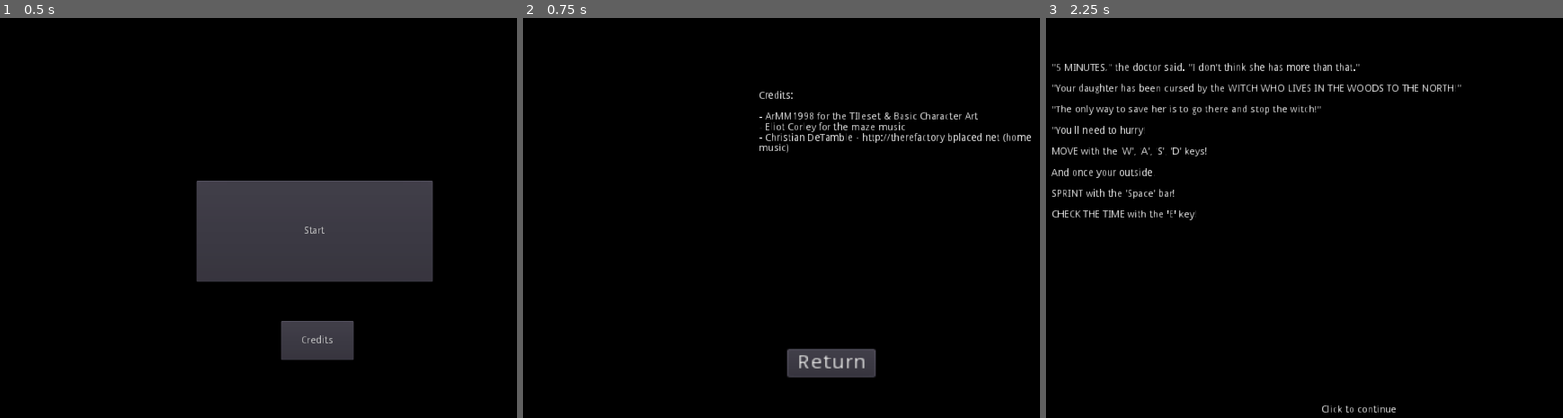
Above: before the commit, frames 1-3 (left to right).
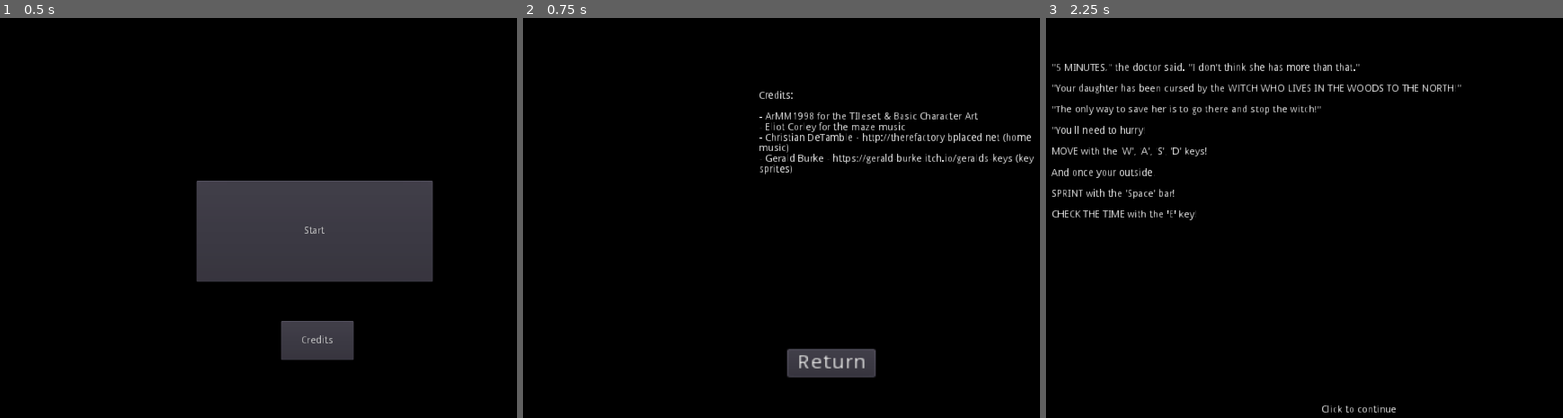
Above: after the commit, the same moments.

Repository: HaywardMorihara/2021AprGameJam
Game: Godot game, scene res://menu/MainMenu.tscn
The game is run twice, just before and just after one commit, with the same random seed, the same clock (stepped at 60 frames per second) and the same inputs.
Inputs:
- Up to frame 1 (0.5 s): no input
- Up to frame 2 (0.75 s): click "Credits" at 0.5 s
- Up to frame 3 (2.25 s): click "Return" at 1.25 s; click "Start" at 2 s

Frame 1 is identical in both runs. In frame 2, 0.5% of the frame differs, in the area x 45-99%, y 33-40%; in frame 3, nothing differs.

Commit message:
Tutorial Methods there (need to put them into the game now)

Diff:
--- a/menu/CreditsMenu.tscn
+++ b/menu/CreditsMenu.tscn
@@ -18,7 +18,8 @@
 
 - ArMM1998 for the TIleset & Basic Character Art
 - Eliot Corley for the maze music
-- Christian DeTamble - http://therefactory.bplaced.net (home music)"
+- Christian DeTamble - http://therefactory.bplaced.net (home music)
+- Gerald Burke - https://gerald-burke.itch.io/geralds-keys (key sprites)"
 __meta__ = {
 "_edit_use_anchors_": false
 }
--- a/player/Player.gd
+++ b/player/Player.gd
@@ -20,6 +20,7 @@
 	$PlayerAnimation.playing = true
 	$Light2D.visible = is_outside
 	$PlayerCanvasLayer/SprintBar.visible = is_outside
+
 
 
 func _get_input():
--- a/player/Player.tscn
+++ b/player/Player.tscn
@@ -8,6 +8,7 @@
 [ext_resource path="res://assets/sprites/SprintBar.png" type="Texture" id=6]
 [ext_resource path="res://assets/sprites/gfx/gfx_dialogue_box.png" type="Texture" id=7]
 [ext_resource path="res://player/DialoguePopup.gd" type="Script" id=8]
+[ext_resource path="res://player/Tutorials.gd" type="Script" id=9]
 
 [sub_resource type="CircleShape2D" id=1]
 
@@ -45,47 +46,47 @@
 [sub_resource type="AtlasTexture" id=4]
 flags = 4
 atlas = ExtResource( 5 )
+region = Rect2( 0, 0, 16, 32 )
+
+[sub_resource type="AtlasTexture" id=5]
+flags = 4
+atlas = ExtResource( 5 )
+region = Rect2( 0, 64, 16, 32 )
+
+[sub_resource type="AtlasTexture" id=6]
+flags = 4
+atlas = ExtResource( 5 )
+region = Rect2( 16, 64, 16, 32 )
+
+[sub_resource type="AtlasTexture" id=7]
+flags = 4
+atlas = ExtResource( 5 )
+region = Rect2( 32, 64, 16, 32 )
+
+[sub_resource type="AtlasTexture" id=8]
+flags = 4
+atlas = ExtResource( 5 )
+region = Rect2( 48, 64, 16, 32 )
+
+[sub_resource type="AtlasTexture" id=9]
+flags = 4
+atlas = ExtResource( 5 )
 region = Rect2( 0, 32, 16, 32 )
 
-[sub_resource type="AtlasTexture" id=5]
+[sub_resource type="AtlasTexture" id=10]
 flags = 4
 atlas = ExtResource( 5 )
 region = Rect2( 16, 32, 16, 32 )
 
-[sub_resource type="AtlasTexture" id=6]
+[sub_resource type="AtlasTexture" id=11]
 flags = 4
 atlas = ExtResource( 5 )
 region = Rect2( 32, 32, 16, 32 )
 
-[sub_resource type="AtlasTexture" id=7]
+[sub_resource type="AtlasTexture" id=12]
 flags = 4
 atlas = ExtResource( 5 )
 region = Rect2( 48, 32, 16, 32 )
-
-[sub_resource type="AtlasTexture" id=8]
-flags = 4
-atlas = ExtResource( 5 )
-region = Rect2( 0, 0, 16, 32 )
-
-[sub_resource type="AtlasTexture" id=9]
-flags = 4
-atlas = ExtResource( 5 )
-region = Rect2( 0, 64, 16, 32 )
-
-[sub_resource type="AtlasTexture" id=10]
-flags = 4
-atlas = ExtResource( 5 )
-region = Rect2( 16, 64, 16, 32 )
-
-[sub_resource type="AtlasTexture" id=11]
-flags = 4
-atlas = ExtResource( 5 )
-region = Rect2( 32, 64, 16, 32 )
-
-[sub_resource type="AtlasTexture" id=12]
-flags = 4
-atlas = ExtResource( 5 )
-region = Rect2( 48, 64, 16, 32 )
 
 [sub_resource type="AtlasTexture" id=13]
 flags = 4
@@ -129,19 +130,19 @@
 
 [sub_resource type="SpriteFrames" id=21]
 animations = [ {
-"frames": [ SubResource( 4 ), SubResource( 5 ), SubResource( 6 ), SubResource( 7 ) ],
+"frames": [ SubResource( 4 ) ],
+"loop": true,
+"name": "still_down",
+"speed": 5.0
+}, {
+"frames": [ SubResource( 5 ), SubResource( 6 ), SubResource( 7 ), SubResource( 8 ) ],
+"loop": true,
+"name": "moving_up",
+"speed": 5.0
+}, {
+"frames": [ SubResource( 9 ), SubResource( 10 ), SubResource( 11 ), SubResource( 12 ) ],
 "loop": true,
 "name": "moving_right",
-"speed": 5.0
-}, {
-"frames": [ SubResource( 8 ) ],
-"loop": true,
-"name": "still_down",
-"speed": 5.0
-}, {
-"frames": [ SubResource( 9 ), SubResource( 10 ), SubResource( 11 ), SubResource( 12 ) ],
-"loop": true,
-"name": "moving_up",
 "speed": 5.0
 }, {
 "frames": [ SubResource( 13 ), SubResource( 14 ), SubResource( 15 ), SubResource( 16 ) ],
@@ -257,6 +258,15 @@
 [node name="AnimationPlayer" type="AnimationPlayer" parent="PlayerCanvasLayer/DialoguePopup"]
 anims/ShowDialogue = SubResource( 3 )
 
+[node name="Tutorials" type="Control" parent="PlayerCanvasLayer"]
+margin_top = -32.0
+margin_right = 8.0
+margin_bottom = -24.0
+script = ExtResource( 9 )
+__meta__ = {
+"_edit_use_anchors_": false
+}
+
 [node name="StillnessTimer" type="Timer" parent="."]
 wait_time = 10.0
 one_shot = true
--- /dev/null
+++ b/player/Tutorials.gd
@@ -0,0 +1,23 @@
+extends Control
+
+const SPRINT = preload("res://tutorial/SprintTutorial.tscn")
+const TALK = preload("res://tutorial/TalkTutorial.tscn")
+const WATCH = preload("res://tutorial/WatchTutorial.tscn")
+const MOVE = preload("res://tutorial/MoveTutorial.tscn")
+
+func teach(action : String):
+	match action:
+		"sprint":
+			add_child(SPRINT.instance())
+		"talk":
+			add_child(TALK.instance())
+		"move":
+			add_child(MOVE.instance())
+		"watch":
+			add_child(WATCH.instance())
+
+
+func stop():
+	for n in get_children():
+		remove_child(n)
+		n.queue_free()
--- /dev/null
+++ b/tutorial/KeyTutorial.tres
@@ -0,0 +1,117 @@
+[gd_resource type="SpriteFrames" load_steps=22 format=2]
+
+[ext_resource path="res://assets/sprites/GeraldsKeys/W-Key.png" type="Texture" id=1]
+[ext_resource path="res://assets/sprites/GeraldsKeys/S-Key.png" type="Texture" id=2]
+[ext_resource path="res://assets/sprites/GeraldsKeys/D-Key.png" type="Texture" id=3]
+[ext_resource path="res://assets/sprites/GeraldsKeys/Space-Key.png" type="Texture" id=4]
+[ext_resource path="res://assets/sprites/GeraldsKeys/A-Key.png" type="Texture" id=5]
+[ext_resource path="res://assets/sprites/GeraldsKeys/GeraldsKeys-Enter.png" type="Texture" id=6]
+[ext_resource path="res://assets/sprites/GeraldsKeys/E-Key.png" type="Texture" id=7]
+
+[sub_resource type="AtlasTexture" id=2]
+flags = 4
+atlas = ExtResource( 7 )
+region = Rect2( 0, 0, 32, 32 )
+
+[sub_resource type="AtlasTexture" id=3]
+flags = 4
+atlas = ExtResource( 7 )
+region = Rect2( 32, 0, 32, 32 )
+
+[sub_resource type="AtlasTexture" id=6]
+flags = 4
+atlas = ExtResource( 6 )
+region = Rect2( 0, 0, 48, 32 )
+
+[sub_resource type="AtlasTexture" id=7]
+flags = 4
+atlas = ExtResource( 6 )
+region = Rect2( 48, 0, 48, 32 )
+
+[sub_resource type="AtlasTexture" id=8]
+flags = 4
+atlas = ExtResource( 5 )
+region = Rect2( 0, 0, 32, 32 )
+
+[sub_resource type="AtlasTexture" id=9]
+flags = 4
+atlas = ExtResource( 5 )
+region = Rect2( 32, 0, 32, 32 )
+
+[sub_resource type="AtlasTexture" id=10]
+flags = 4
+atlas = ExtResource( 2 )
+region = Rect2( 0, 0, 32, 32 )
+
+[sub_resource type="AtlasTexture" id=11]
+flags = 4
+atlas = ExtResource( 2 )
+region = Rect2( 32, 0, 32, 32 )
+
+[sub_resource type="AtlasTexture" id=12]
+flags = 4
+atlas = ExtResource( 3 )
+region = Rect2( 0, 0, 32, 32 )
+
+[sub_resource type="AtlasTexture" id=13]
+flags = 4
+atlas = ExtResource( 3 )
+region = Rect2( 32, 0, 32, 32 )
+
+[sub_resource type="AtlasTexture" id=4]
+flags = 4
+atlas = ExtResource( 4 )
+region = Rect2( 0, 0, 64, 32 )
+
+[sub_resource type="AtlasTexture" id=5]
+flags = 4
+atlas = ExtResource( 4 )
+region = Rect2( 64, 0, 64, 32 )
+
+[sub_resource type="AtlasTexture" id=14]
+flags = 4
+atlas = ExtResource( 1 )
+region = Rect2( 0, 0, 32, 32 )
+
+[sub_resource type="AtlasTexture" id=15]
+flags = 4
+atlas = ExtResource( 1 )
+region = Rect2( 32, 0, 32, 32 )
+
+[resource]
+animations = [ {
+"frames": [ SubResource( 2 ), SubResource( 3 ) ],
+"loop": true,
+"name": "E",
+"speed": 5.0
+}, {
+"frames": [ SubResource( 6 ), SubResource( 7 ) ],
+"loop": true,
+"name": "Enter",
+"speed": 5.0
+}, {
+"frames": [ SubResource( 8 ), SubResource( 9 ) ],
+"loop": true,
+"name": "A",
+"speed": 5.0
+}, {
+"frames": [ SubResource( 10 ), SubResource( 11 ) ],
+"loop": true,
+"name": "S",
+"speed": 5.0
+}, {
+"frames": [ SubResource( 12 ), SubResource( 13 ) ],
+"loop": true,
+"name": "D",
+"speed": 5.0
+}, {
+"frames": [ SubResource( 4 ), SubResource( 5 ) ],
+"loop": true,
+"name": "Space",
+"speed": 5.0
+}, {
+"frames": [ SubResource( 14 ), SubResource( 15 ) ],
+"loop": true,
+"name": "W",
+"speed": 5.0
+} ]
--- /dev/null
+++ b/tutorial/KeyTutorial.tscn
@@ -0,0 +1,30 @@
+[gd_scene load_steps=2 format=2]
+
+[ext_resource path="res://tutorial/KeyTutorial.tres" type="SpriteFrames" id=1]
+
+[node name="KeyTutorial" type="Control"]
+margin_left = 448.0
+margin_top = 128.0
+margin_right = 584.0
+margin_bottom = 256.0
+__meta__ = {
+"_edit_use_anchors_": false
+}
+
+[node name="Key" type="AnimatedSprite" parent="."]
+position = Vector2( 64, 64 )
+frames = ExtResource( 1 )
+animation = "E"
+playing = true
+
+[node name="Action" type="RichTextLabel" parent="."]
+anchor_left = 0.5
+anchor_top = 1.0
+anchor_right = 0.5
+anchor_bottom = 1.0
+margin_left = -60.0
+margin_top = -40.0
+margin_right = 52.0
+__meta__ = {
+"_edit_use_anchors_": false
+}
--- /dev/null
+++ b/tutorial/MoveTutorial.tscn
@@ -0,0 +1,34 @@
+[gd_scene load_steps=3 format=2]
+
+[ext_resource path="res://tutorial/KeyTutorial.tscn" type="PackedScene" id=1]
+[ext_resource path="res://tutorial/KeyTutorial.tres" type="SpriteFrames" id=2]
+
+[node name="MoveTutorial" instance=ExtResource( 1 )]
+
+[node name="Key" parent="." index="0"]
+animation = "S"
+
+[node name="Action" parent="." index="1"]
+margin_left = -20.0
+margin_right = 20.0
+text = "Move
+"
+
+[node name="W" type="AnimatedSprite" parent="." index="2"]
+position = Vector2( 64, 40 )
+frames = ExtResource( 2 )
+animation = "W"
+playing = true
+
+[node name="A" type="AnimatedSprite" parent="." index="3"]
+position = Vector2( 32, 64 )
+frames = ExtResource( 2 )
+animation = "A"
+frame = 1
+playing = true
+
+[node name="D" type="AnimatedSprite" parent="." index="4"]
+position = Vector2( 96, 64 )
+frames = ExtResource( 2 )
+animation = "D"
+playing = true
--- /dev/null
+++ b/tutorial/SprintTutorial.tscn
@@ -0,0 +1,14 @@
+[gd_scene load_steps=2 format=2]
+
+[ext_resource path="res://tutorial/KeyTutorial.tscn" type="PackedScene" id=1]
+
+[node name="SprintTutorial" instance=ExtResource( 1 )]
+
+[node name="Key" parent="." index="0"]
+animation = "Space"
+frame = 1
+
+[node name="Action" parent="." index="1"]
+margin_left = -20.0
+margin_right = 92.0
+text = "Sprint"
--- /dev/null
+++ b/tutorial/TalkTutorial.tscn
@@ -0,0 +1,13 @@
+[gd_scene load_steps=2 format=2]
+
+[ext_resource path="res://tutorial/KeyTutorial.tscn" type="PackedScene" id=1]
+
+[node name="TalkTutorial" instance=ExtResource( 1 )]
+
+[node name="Key" parent="." index="0"]
+animation = "Enter"
+
+[node name="Action" parent="." index="1"]
+margin_left = -20.0
+margin_right = 12.0
+text = "Talk"
--- /dev/null
+++ b/tutorial/WatchTutorial.tscn
@@ -0,0 +1,12 @@
+[gd_scene load_steps=2 format=2]
+
+[ext_resource path="res://tutorial/KeyTutorial.tscn" type="PackedScene" id=1]
+
+[node name="WatchTutorial" instance=ExtResource( 1 )]
+
+[node name="Key" parent="." index="0"]
+frame = 1
+
+[node name="Action" parent="." index="1"]
+text = "Check the Time
+"
Binary file added: assets/sprites/GeraldsKeys/GeraldsKeys-Enter.png
Not shown, added: assets/sprites/GeraldsKeys/GeraldsKeys-Enter.png.import
Not shown: 1 places in player/Player.tscn that only renumber resources
